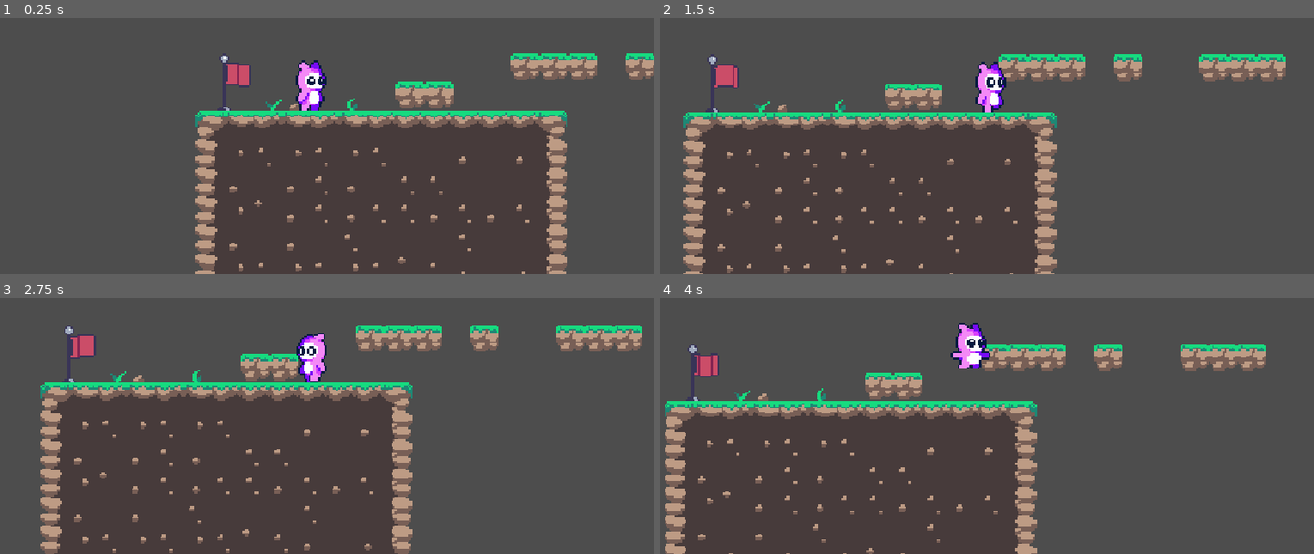
Above: before the commit, frames 1-4 (two rows, left to right).
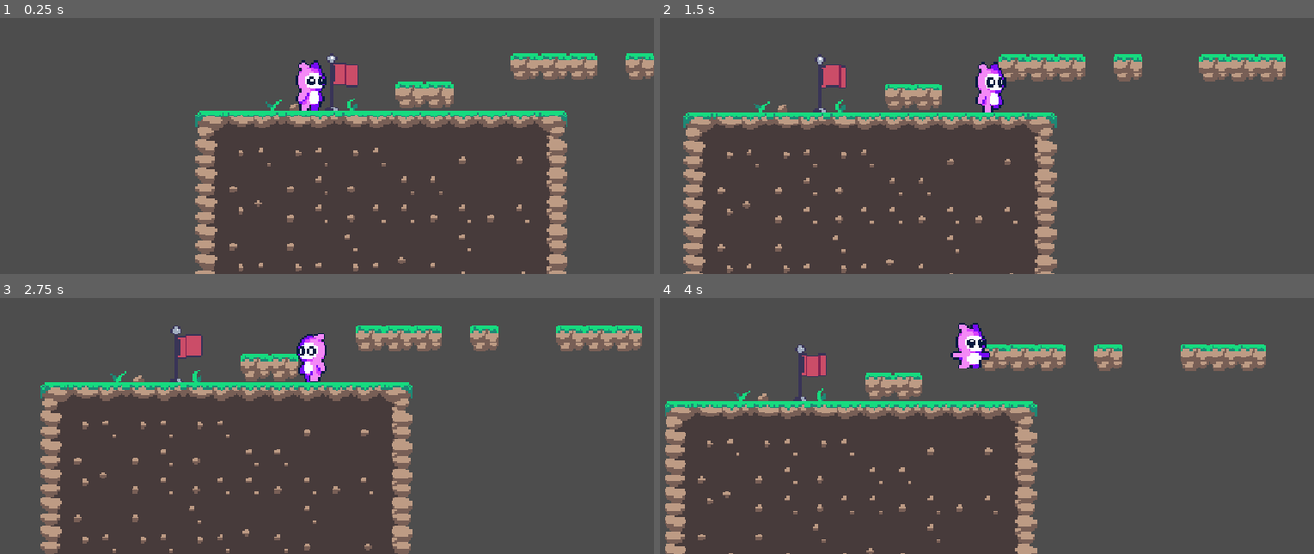
Above: after the commit, the same moments.

Repository: kocio07/Brackeys-game-jam
Game: Godot game, scene res://sceny/main.tscn
The game is run twice, just before and just after one commit, with the same random seed, the same clock (stepped at 60 frames per second) and the same inputs.
Inputs:
- Up to frame 1 (0.25 s): no input
- Up to frame 2 (1.5 s): hold D (right) from 0.53 s (still down); tap Space (jump) at 0.77 s
- Up to frame 3 (2.75 s): tap Space (jump) at 1.52 s; release D (right) at 2.03 s; hold A (left) from 2.03 s (still down)
- Up to frame 4 (4 s): release A (left) at 2.78 s; hold D (right) from 2.78 s (still down); tap Space (jump) at 3.02, 3.77 s

The runs differ from the first frame. In frame 1, 1.0% of the frame differs, in the area x 33-55%, y 13-37%; in frame 2, 1.0%, in the area x 6-29%, y 14-37%; in frame 3, 1.0%; in frame 4, 1.0%.

Commit message:
added labels

Diff:
--- a/nowy-projekt-gry/sceny/main.tscn
+++ b/nowy-projekt-gry/sceny/main.tscn
@@ -417,7 +417,7 @@
 
 [node name="Checkpoint" parent="." unique_id=666461698 instance=ExtResource("9_7e6us")]
 z_index = -1
-position = Vector2(-42, -32)
+position = Vector2(18, -32)
 
 [node name="Label" type="Label" parent="." unique_id=238390962]
 offset_left = 361.0
@@ -425,4 +425,13 @@
 offset_right = 625.0
 offset_bottom = -4.0000076
 scale = Vector2(0.30410948, 0.30410948)
-text = "4 kratek sie juz nie da przeskoczyc"
+text = "4 kratek juz nie przskoczysz"
+
+[node name="Label2" type="Label" parent="." unique_id=374768544]
+offset_left = 520.0
+offset_top = -44.0
+offset_right = 784.0
+offset_bottom = -21.0
+scale = Vector2(0.30410948, 0.30410948)
+text = "dobra jednak sie da ale trzeba sie
+postarac"
